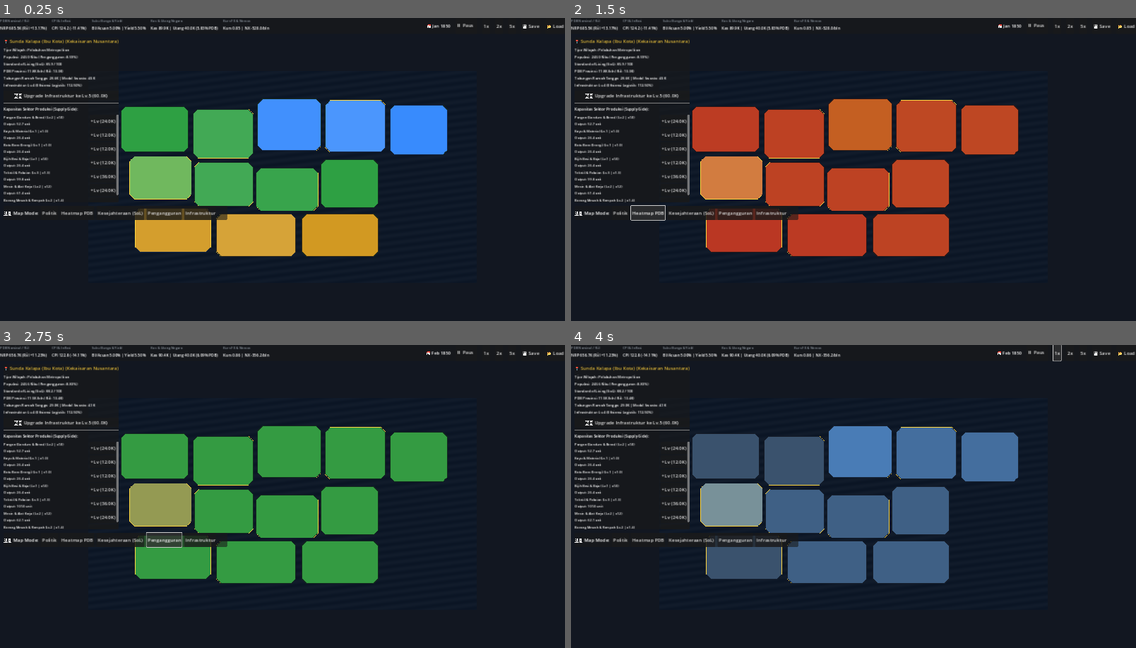
Above: before the commit, frames 1-4 (two rows, left to right).
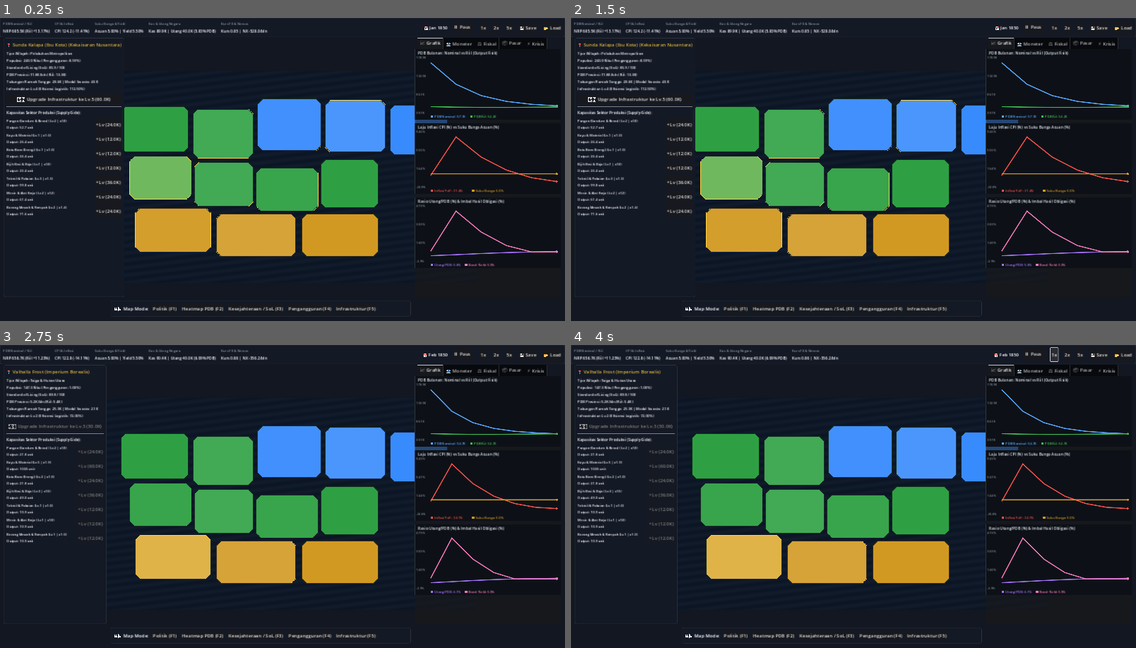
Above: after the commit, the same moments.

Repository: fransalwan/pax-economica
Game: Godot game, scene res://src/scenes/world/WorldScene.tscn
Two runs of this game, one before a commit and one after it. Both use one fixed random seed, a clock stepped at 60 frames per second and the inputs below.
Inputs (mouse positions are in pixels of both pictures, inside the frame that each line leads up to):
- Up to frame 1 (0.25 s): no input
- Up to frame 2 (1.5 s): click (621, 211) at 0.5 s, where only the run before the commit has a clickable "Politik"; click (650, 211) at 1.25 s, where only the run before the commit has a clickable "Heatmap PDB"
- Up to frame 3 (2.75 s): click (163, 538) at 2 s, where only the run before the commit has a clickable "Pengangguran"
- Up to frame 4 (4 s): click (768, 538) at 2.75 s, where only the run before the commit has a clickable "Infrastruktur"; click "1x" at 3.5 s

The runs differ from the first frame. In frame 1, 8.9% of the frame differs, in the area x 0-100%, y 0-98%; in frame 2, 28%; in frame 3, 20%; in frame 4, 28%.

Commit message:
fix: resolve trailing backslash path issue in run_game.bat and improve HUD layout sizing

Diff:
--- a/src/autoload/SettingsManager.gd
+++ b/src/autoload/SettingsManager.gd
@@ -42,7 +42,7 @@
 	if fullscreen_mode:
 		DisplayServer.window_set_mode(DisplayServer.WINDOW_MODE_EXCLUSIVE_FULLSCREEN)
 	else:
-		DisplayServer.window_set_mode(DisplayServer.WINDOW_MODE_WINDOWED)
+		DisplayServer.window_set_mode(DisplayServer.WINDOW_MODE_MAXIMIZED)
 
 func set_ui_scale(new_scale: float) -> void:
 	ui_scale = clampf(new_scale, 0.8, 1.4)
--- a/src/ui/hud/MacroHUD.gd
+++ b/src/ui/hud/MacroHUD.gd
@@ -45,11 +45,23 @@
 	EventBus.notification_posted.connect(_on_notification_posted)
 	EventBus.macro_shock_triggered.connect(_on_macro_shock_triggered)
 
+func _create_styled_panel() -> PanelContainer:
+	var panel := PanelContainer.new()
+	var sb := StyleBoxFlat.new()
+	sb.bg_color = Color(0.08, 0.10, 0.15, 0.94)
+	sb.border_color = Color("#30363d")
+	sb.set_border_width_all(1)
+	sb.set_corner_radius_all(6)
+	sb.set_content_margin_all(10)
+	panel.add_theme_stylebox_override("panel", sb)
+	return panel
+
 func _build_ui() -> void:
 	# 1. TOP BAR (Indikator Makro Utama & Kontrol Kecepatan Waktu)
-	var top_panel := PanelContainer.new()
-	top_panel.set_anchors_preset(Control.PRESET_TOP_WIDE)
-	top_panel.custom_minimum_size = Vector2(0, 54)
+	var top_panel := _create_styled_panel()
+	top_panel.position = Vector2(0, 0)
+	top_panel.size = Vector2(1920, 58)
+	top_panel.custom_minimum_size = Vector2(1920, 58)
 	add_child(top_panel)
 
 	var top_hbox := HBoxContainer.new()
@@ -93,9 +105,10 @@
 	top_hbox.add_child(btn_load)
 
 	# 2. LEFT PANEL (Inspektor Provinsi & Pembangunan Sisi Penawaran)
-	var left_panel := PanelContainer.new()
-	left_panel.position = Vector2(12, 66)
-	left_panel.size = Vector2(330, 560)
+	var left_panel := _create_styled_panel()
+	left_panel.position = Vector2(12, 68)
+	left_panel.size = Vector2(350, 880)
+	left_panel.custom_minimum_size = Vector2(350, 880)
 	add_child(left_panel)
 
 	var left_vbox := VBoxContainer.new()
@@ -126,17 +139,19 @@
 
 	var scroll_b := ScrollContainer.new()
 	scroll_b.size_flags_vertical = Control.SIZE_EXPAND_FILL
+	scroll_b.custom_minimum_size = Vector2(320, 480)
 	left_vbox.add_child(scroll_b)
 
 	vbox_buildings = VBoxContainer.new()
 	vbox_buildings.size_flags_horizontal = Control.SIZE_EXPAND_FILL
+	vbox_buildings.add_theme_constant_override("separation", 6)
 	scroll_b.add_child(vbox_buildings)
 
 	# 3. RIGHT PANEL (Tab Analisa Makroekonomi, Bank Sentral, Fiskal, Pasar, & Lab Krisis)
 	var right_tabs := TabContainer.new()
-	right_tabs.set_anchors_preset(Control.PRESET_TOP_RIGHT)
-	right_tabs.position = Vector2(1920 - 470, 66)
-	right_tabs.size = Vector2(458, 630)
+	right_tabs.position = Vector2(1410, 68)
+	right_tabs.size = Vector2(496, 880)
+	right_tabs.custom_minimum_size = Vector2(496, 880)
 	add_child(right_tabs)
 
 	_build_tab_charts(right_tabs)
@@ -146,13 +161,14 @@
 	_build_tab_crisis_lab(right_tabs)
 
 	# 4. BOTTOM BAR (Pemilih Map Modes & Toast Notifikasi)
-	var bottom_panel := PanelContainer.new()
-	bottom_panel.position = Vector2(12, 638)
-	bottom_panel.size = Vector2(760, 48)
+	var bottom_panel := _create_styled_panel()
+	bottom_panel.position = Vector2(376, 960)
+	bottom_panel.size = Vector2(1020, 54)
+	bottom_panel.custom_minimum_size = Vector2(1020, 54)
 	add_child(bottom_panel)
 
 	var bottom_hbox := HBoxContainer.new()
-	bottom_hbox.add_theme_constant_override("separation", 8)
+	bottom_hbox.add_theme_constant_override("separation", 10)
 	bottom_panel.add_child(bottom_hbox)
 
 	var lbl_mm := Label.new()
@@ -160,11 +176,11 @@
 	bottom_hbox.add_child(lbl_mm)
 
 	var modes: Array[Dictionary] = [
-		{"id": "political", "label": "Politik"},
-		{"id": "gdp", "label": "Heatmap PDB"},
-		{"id": "sol", "label": "Kesejahteraan (SoL)"},
-		{"id": "unemployment", "label": "Pengangguran"},
-		{"id": "infra", "label": "Infrastruktur"}
+		{"id": "political", "label": "Politik (F1)"},
+		{"id": "gdp", "label": "Heatmap PDB (F2)"},
+		{"id": "sol", "label": "Kesejahteraan / SoL (F3)"},
+		{"id": "unemployment", "label": "Pengangguran (F4)"},
+		{"id": "infra", "label": "Infrastruktur (F5)"}
 	]
 	for m in modes:
 		var bm := Button.new()
@@ -177,8 +193,8 @@
 		bottom_hbox.add_child(bm)
 
 	lbl_toast = Label.new()
-	lbl_toast.position = Vector2(360, 600)
-	lbl_toast.add_theme_font_size_override("font_size", 14)
+	lbl_toast.position = Vector2(380, 925)
+	lbl_toast.add_theme_font_size_override("font_size", 15)
 	lbl_toast.add_theme_color_override("font_color", Color("#f2cc60"))
 	add_child(lbl_toast)
 
@@ -198,28 +214,31 @@
 
 func _build_tab_charts(tabs: TabContainer) -> void:
 	var vbox := VBoxContainer.new()
-	vbox.name = "📈 Grafik Makro"
-	vbox.add_theme_constant_override("separation", 10)
+	vbox.name = "📈 Grafik"
+	vbox.add_theme_constant_override("separation", 12)
 	tabs.add_child(vbox)
 
 	chart_gdp = LineChart.new("PDB Bulanan: Nominal vs Riil (Output Fisik)", "")
+	chart_gdp.custom_minimum_size = Vector2(460, 240)
 	vbox.add_child(chart_gdp)
 
 	chart_inflation = LineChart.new("Laju Inflasi CPI (%) vs Suku Bunga Acuan (%)", "%")
+	chart_inflation.custom_minimum_size = Vector2(460, 240)
 	vbox.add_child(chart_inflation)
 
 	chart_debt = LineChart.new("Rasio Utang/PDB (%) & Imbal Hasil Obligasi (%)", "%")
+	chart_debt.custom_minimum_size = Vector2(460, 240)
 	vbox.add_child(chart_debt)
 
 func _build_tab_central_bank(tabs: TabContainer) -> void:
 	var vbox := VBoxContainer.new()
-	vbox.name = "🏦 Bank Sentral"
-	vbox.add_theme_constant_override("separation", 10)
+	vbox.name = "🏦 Moneter"
+	vbox.add_theme_constant_override("separation", 12)
 	tabs.add_child(vbox)
 
 	lbl_monetary_summary = Label.new()
 	lbl_monetary_summary.autowrap_mode = TextServer.AUTOWRAP_WORD_SMART
-	lbl_monetary_summary.add_theme_font_size_override("font_size", 12)
+	lbl_monetary_summary.add_theme_font_size_override("font_size", 13)
 	vbox.add_child(lbl_monetary_summary)
 
 	lbl_interest_val = Label.new()
@@ -270,29 +289,30 @@
 	var theory_box := RichTextLabel.new()
 	theory_box.bbcode_enabled = true
 	theory_box.fit_content = true
+	theory_box.custom_minimum_size = Vector2(440, 220)
 	theory_box.text = "[b]Panduan Teori Moneter (MV = PY):[/b]\n• [color=#3fb950]Naikkan Suku Bunga:[/color] Menurunkan ko …(409 unchanged characters)…
 	vbox.add_child(theory_box)
 
 func _build_tab_fiscal(tabs: TabContainer) -> void:
 	var vbox := VBoxContainer.new()
-	vbox.name = "⚖️ Fiskal & Utang"
-	vbox.add_theme_constant_override("separation", 8)
+	vbox.name = "⚖️ Fiskal"
+	vbox.add_theme_constant_override("separation", 10)
 	tabs.add_child(vbox)
 
 	lbl_fiscal_summary = Label.new()
 	lbl_fiscal_summary.add_theme_font_size_override("font_size", 12)
 	vbox.add_child(lbl_fiscal_summary)
 
-	slider_income_tax = _add_policy_slider(vbox, "Pajak Penghasilan (Income Tax)", 0.0, 45.0, 15.0, func(v: float):
+	slider_income_tax = _add_policy_slider(vbox, "Pajak Penghasilan (Income Tax %)", 0.0, 45.0, 15.0, func(v: float):
 		WorldEconomy.get_player_nation().income_tax_rate = v / 100.0
 	)
-	slider_corp_tax = _add_policy_slider(vbox, "Pajak Laba Industri (Corporate Tax)", 0.0, 50.0, 20.0, func(v: float):
+	slider_corp_tax = _add_policy_slider(vbox, "Pajak Laba Industri (Corporate Tax %)", 0.0, 50.0, 20.0, func(v: float):
 		WorldEconomy.get_player_nation().corporate_tax_rate = v / 100.0
 	)
-	slider_vat = _add_policy_slider(vbox, "Pajak Konsumsi / PPN (VAT)", 0.0, 25.0, 8.0, func(v: float):
+	slider_vat = _add_policy_slider(vbox, "Pajak Konsumsi / PPN (VAT %)", 0.0, 25.0, 8.0, func(v: float):
 		WorldEconomy.get_player_nation().vat_rate = v / 100.0
 	)
-	slider_tariff = _add_policy_slider(vbox, "Bea Masuk / Tarif Impor", 0.0, 50.0, 10.0, func(v: float):
+	slider_tariff = _add_policy_slider(vbox, "Bea Masuk / Tarif Impor (%)", 0.0, 50.0, 10.0, func(v: float):
 		WorldEconomy.get_player_nation().import_tariff_rate = v / 100.0
 	)
 	slider_subsidy = _add_policy_slider(vbox, "Subsidi Kesejahteraan Bulanan (Ribu)", 0.0, 25.0, 4.0, func(v: float):
@@ -324,7 +344,7 @@
 
 func _add_policy_slider(parent: Container, label_title: String, min_v: float, max_v: float, init_v: float, callback: Callable) -> HSlider:
 	var lbl := Label.new()
-	lbl.text = "%s: %.1f%%" % [label_title, init_v]
+	lbl.text = "%s: %.1f" % [label_title, init_v]
 	lbl.add_theme_font_size_override("font_size", 12)
 	parent.add_child(lbl)
 
@@ -343,18 +363,18 @@
 
 func _build_tab_market_ledger(tabs: TabContainer) -> void:
 	var scroll := ScrollContainer.new()
-	scroll.name = "📦 Pasar & Global"
+	scroll.name = "📦 Pasar"
 	tabs.add_child(scroll)
 
 	vbox_market_rows = VBoxContainer.new()
 	vbox_market_rows.size_flags_horizontal = Control.SIZE_EXPAND_FILL
-	vbox_market_rows.add_theme_constant_override("separation", 6)
+	vbox_market_rows.add_theme_constant_override("separation", 8)
 	scroll.add_child(vbox_market_rows)
 
 func _build_tab_crisis_lab(tabs: TabContainer) -> void:
 	var vbox := VBoxContainer.new()
-	vbox.name = "⚡ Lab Krisis"
-	vbox.add_theme_constant_override("separation", 10)
+	vbox.name = "⚡ Krisis"
+	vbox.add_theme_constant_override("separation", 12)
 	tabs.add_child(vbox)
 
 	var intro := Label.new()
@@ -364,9 +384,9 @@
 	vbox.add_child(intro)
 
 	var scenarios: Array[Dictionary] = [
-		{"id": "stagflation", "title": "🔥 Picu Supply-Side Stagflation Shock (Gagal Panen & Krisis Energi)"},
-		{"id": "dutch_disease", "title": "💎 Picu Dutch Disease (Boom Komoditas & Penguatan Kurs Ekstrem)"},
-		{"id": "debt_spiral", "title": "📉 Picu Sovereign Debt Crisis (Lonjakan Rasio Utang & Bond Yield)"}
+		{"id": "stagflation", "title": "🔥 Picu Supply-Side Stagflation Shock"},
+		{"id": "dutch_disease", "title": "💎 Picu Dutch Disease (Kutukan SDA)"},
+		{"id": "debt_spiral", "title": "📉 Picu Sovereign Debt Crisis (Krisis Utang)"}
 	]
 	for sc in scenarios:
 		var b := Button.new()
@@ -378,6 +398,7 @@
 	lbl_crisis_advice = RichTextLabel.new()
 	lbl_crisis_advice.bbcode_enabled = true
 	lbl_crisis_advice.size_flags_vertical = Control.SIZE_EXPAND_FILL
+	lbl_crisis_advice.custom_minimum_size = Vector2(440, 260)
 	lbl_crisis_advice.text = "[b]Diagnosis & Catatan Ekonom:[/b]\nPilih salah satu skenario krisis di atas atau amati dinamika pasar secara organik."
 	vbox.add_child(lbl_crisis_advice)
 
@@ -388,7 +409,6 @@
 
 	lbl_date.text = "📅 " + FormatUtils.format_date(SimulationClock.current_year, SimulationClock.current_month)
 
-	# Update Topbar
 	var annual_nom_gdp: float = player.nominal_gdp * 12.0
 	lbl_gdp.text = "%s (Riil %s)" % [
 		FormatUtils.format_currency(annual_nom_gdp, player.currency_code + " "),
@@ -398,7 +418,7 @@
 		player.cpi_index,
 		FormatUtils.format_percent(player.inflation_rate, true)
 	]
-	lbl_rates.text = "BI/Acuan %s | Yield %s" % [
+	lbl_rates.text = "Acuan %s | Yield %s" % [
 		FormatUtils.format_percent(player.policy_interest_rate),
 		FormatUtils.format_percent(player.bond_yield)
 	]
@@ -412,7 +432,6 @@
 		FormatUtils.format_currency(player.net_exports_nx, "")
 	]
 
-	# Update Charts
 	chart_gdp.set_series([
 		{"name": "PDB Nominal", "values": player.history_nominal_gdp, "color": Color("#58a6ff")},
 		{"name": "PDB Riil", "values": player.history_real_gdp, "color": Color("#3fb950")}
@@ -426,7 +445,6 @@
 		{"name": "Bond Yield", "values": player.history_bond_yield, "color": Color("#f778ba")}
 	])
 
-	# Update Monetary Summary
 	lbl_monetary_summary.text = (
 		"Jumlah Uang Beredar (M): %s\n" % FormatUtils.format_currency(player.money_supply, player.currency_code + " ") +
 		"Perputaran Uang (Velocity V): %.2f\n" % player.velocity_of_money +
@@ -437,7 +455,6 @@
 		]
 	)
 
-	# Update Fiscal Summary
 	lbl_fiscal_summary.text = (
 		"Penerimaan Pajak + Tarif Bulanan: %s\n" % FormatUtils.format_currency(player.last_tax_revenue + player.last_tariff_revenue, "") +
 		"Belanja Negara (G) + Bunga Obligasi: %s (Bunga: %s)\n" % [
Not shown, changed: open_editor.bat
Not shown, changed: run_game.bat
